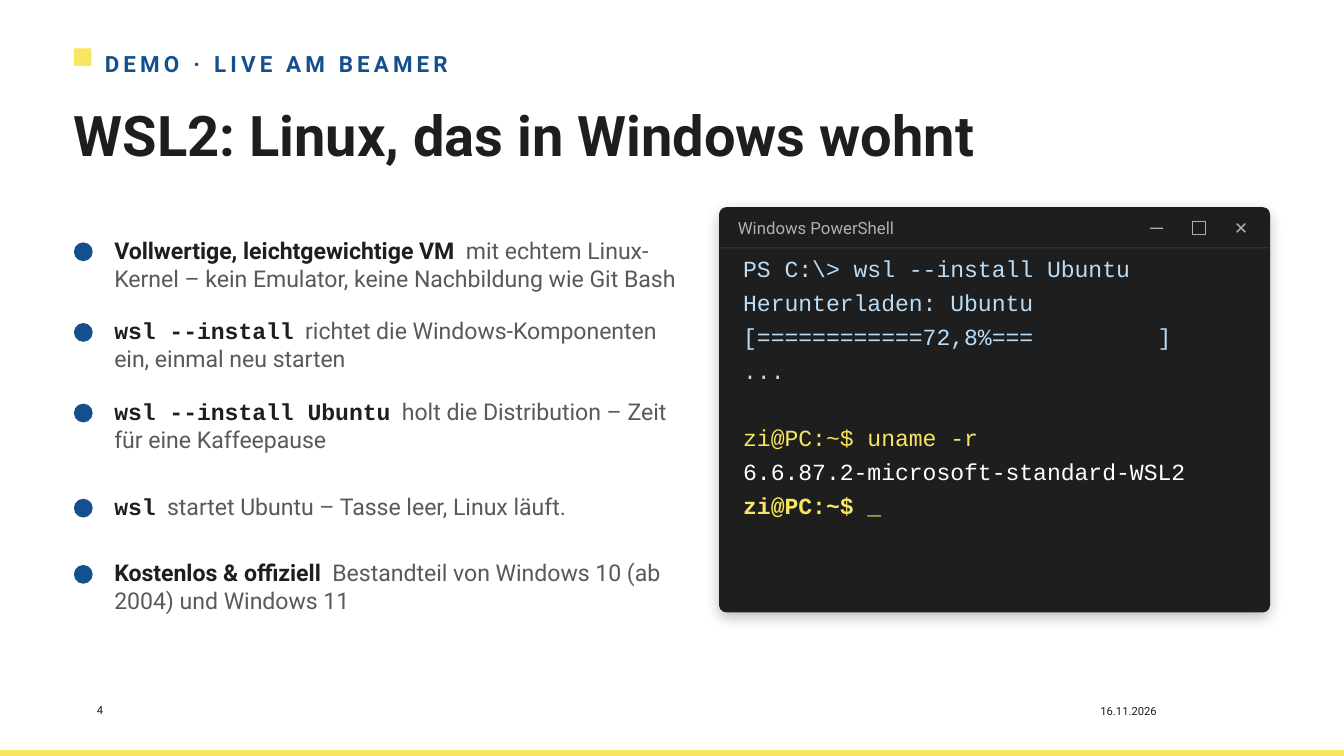
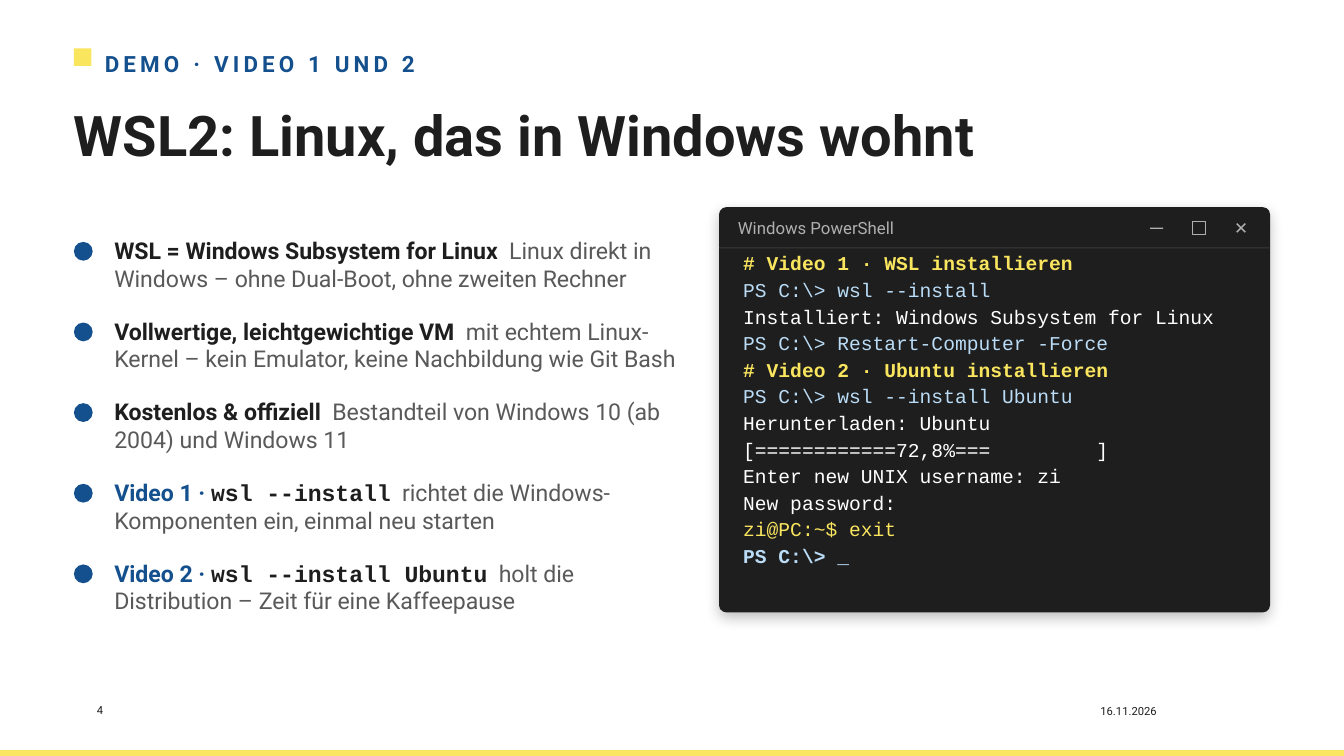
Before and after one commit to HerrZI/wsl2-school-lab, a slide deck: slide 4 of Dokumente/Workshop_WSL2_Linux_unterrichten_neu.pptx. Drawn at 1344x756 pixels with LibreOffice and Linux fonts; fonts in the diff are those of the drawing; background and template pictures are left out. Boxes give left, top, right and bottom in pixels: in the first picture for what was removed or moved away, otherwise in the second. Text is boxed around its words. In the diff, an @@ line names an element or a change of style, - is before the commit and + after.

Commit message:
Videos angepasst.

```diff
--- a/Dokumente/Workshop_WSL2_Linux_unterrichten_neu.pptx
+++ b/Dokumente/Workshop_WSL2_Linux_unterrichten_neu.pptx
@@ text at (x1=105, y1=56, x2=415, y2=73): text changed @@
-DEMO · LIVE AM BEAMER
+DEMO · VIDEO 1 UND 2
@@ text added at (x1=114, y1=241, x2=651, y2=290), 16.5 pt, text #595959 @@
+WSL = Windows Subsystem for Linux Linux direkt in Windows – ohne Dual-Boot, ohne zweiten Rechner
@@ text at (x1=743, y1=257, x2=1214, y2=377): paragraphs added @@
+# Video 1 · WSL installieren
+PS C:\> wsl --install
+Installiert: Windows Subsystem for Linux
+PS C:\> Restart-Computer -Force
+# Video 2 · Ubuntu installieren
@@ text "Vollwertige, leichtgewichtige VM mit echtem ..." moved from (x1=114, y1=241, x2=675, y2=292) to (x1=114, y1=322, x2=675, y2=372) @@
@@ text "Kostenlos & offiziell Bestandteil von ..." moved from (x1=114, y1=563, x2=660, y2=614) to (x1=114, y1=402, x2=660, y2=453) @@
@@ text at (x1=743, y1=390, x2=1073, y2=461): size 16.5 to 14 pt in "PS C:\> wsl --install Ubuntu", "Herunterladen: Ubuntu", "[============72,8%=== ]"; text colour #BADCF6 to #FFFFFF in "Herunterladen: Ubuntu", "[============72,8%=== ]"; line spacing 24.2pt to 19pt @@
@@ text at (x1=743, y1=469, x2=1061, y2=564): text changed; size 16.5 to 14 pt @@
-...
-zi@PC:~$ uname -r
-6.6.87.2-microsoft-standard-WSL2
-zi@PC:~$ _
+Enter new UNIX username: zi
+New password:
+zi@PC:~$ exit
+PS C:\> _
@@ ellipse moved from (x1=74, y1=499, x2=93, y2=518) to (x1=74, y1=484, x2=93, y2=503) @@
@@ text at (x1=114, y1=483, x2=610, y2=534): text changed @@
-wsl --install richtet die Windows-Komponenten ein, einmal neu starten
+Video 1 · wsl --install richtet die Windows-Komponenten ein, einmal neu starten
@@ text removed at (x1=114, y1=497, x2=566, y2=518) @@
-wsl startet Ubuntu – Tasse leer, Linux läuft.
@@ text at (x1=114, y1=564, x2=574, y2=614): text changed @@
-wsl --install Ubuntu holt die Distribution – Zeit für eine Kaffeepause
+Video 2 · wsl --install Ubuntu holt die Distribution – Zeit für eine Kaffeepause
```
Also in this commit, not shown: 2 other slides changed, 6 other files.
